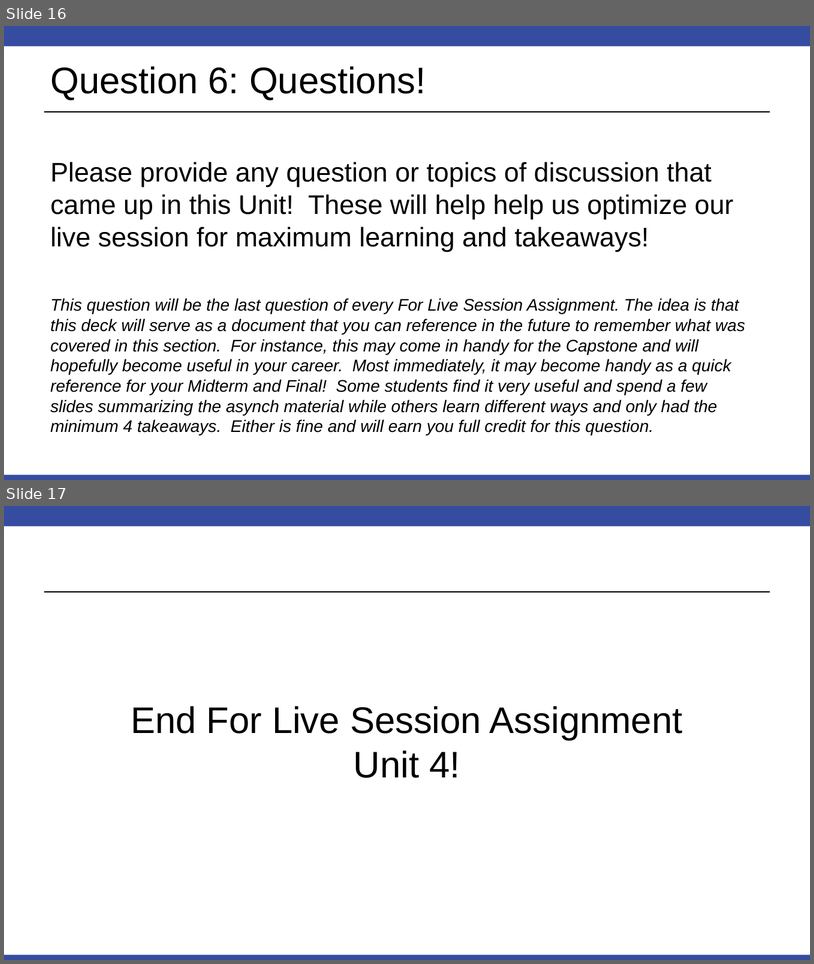
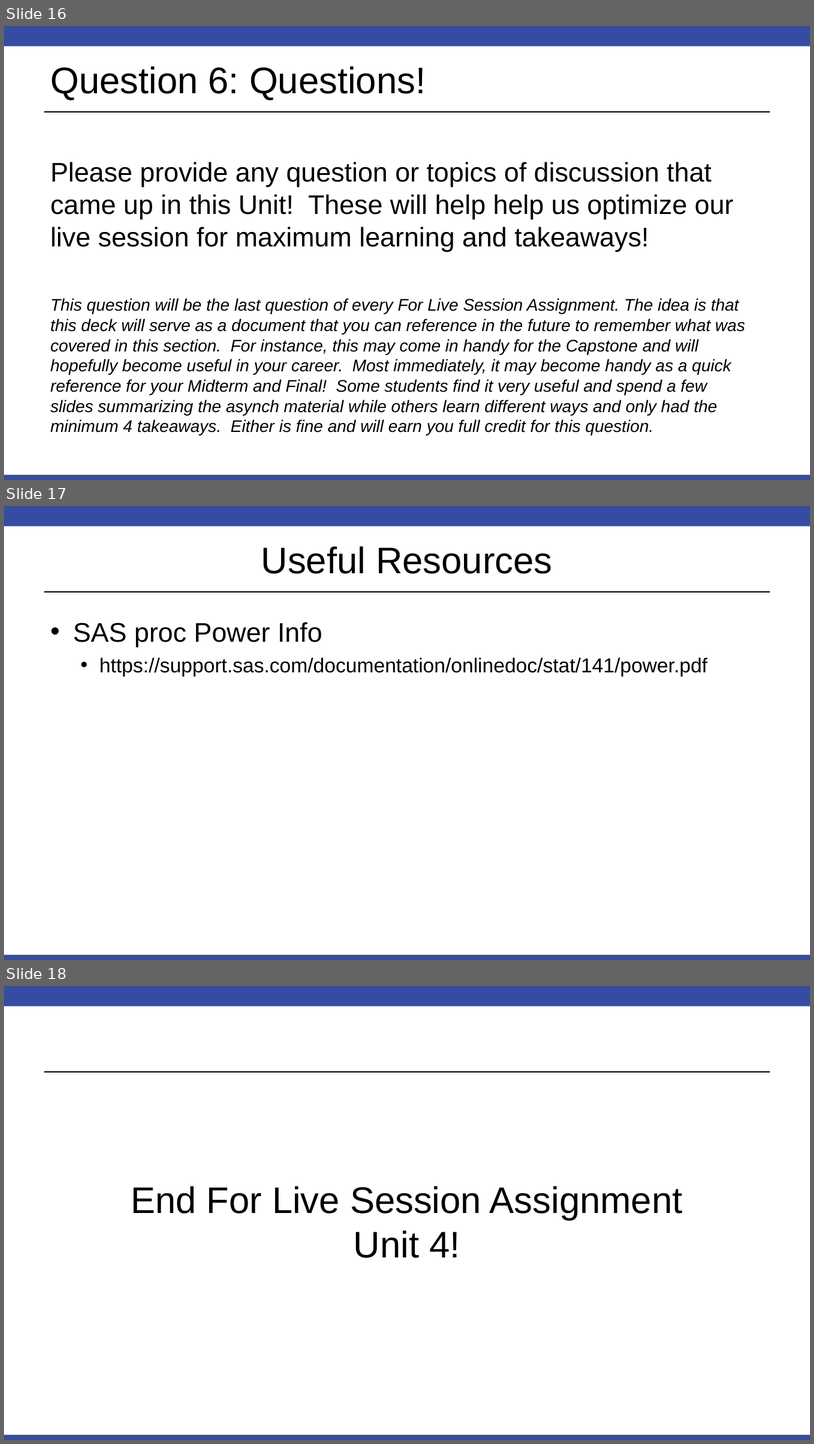
Before and after one commit to BivinSadler/MSDS_6371_Stat_Foundations, a slide deck: Unit 4/6371 FLS Unit 4.pptx. Shown one above the other, each under a label of ours: slides 16 and 17 before the commit, slides 16, 17 and 18 after it. The pictures are 814x964 and 814x1444 pixels, drawn with LibreOffice and Linux fonts; fonts in the diff are those of the drawing. Boxes give left, top, right and bottom in pixels: in the first picture for what was removed or moved away, otherwise in the second. Text is boxed around its words. In the diff, an @@ line names an element or a change of style, - is before the commit and + after.

```diff
--- a/Unit 4/6371 FLS Unit 4.pptx
+++ b/Unit 4/6371 FLS Unit 4.pptx
@@ slide 17 added at [4, 506, 810, 960], background #FFFFFF; not listed: 3 template elements that a slide beside it also shows @@
@@ title added at [261, 546, 552, 574], 44 pt, text #000000 @@
+Useful Resources
@@ text added at [73, 622, 708, 676], 24 pt, text #000000 @@
+• SAS proc Power Info
+  • https://support.sas.com/documentation/onlinedoc/stat/141/power.pdf
@@ what was slide 17 is now slide 18 @@
```
Also in this commit, not shown: 1 slide changed.
